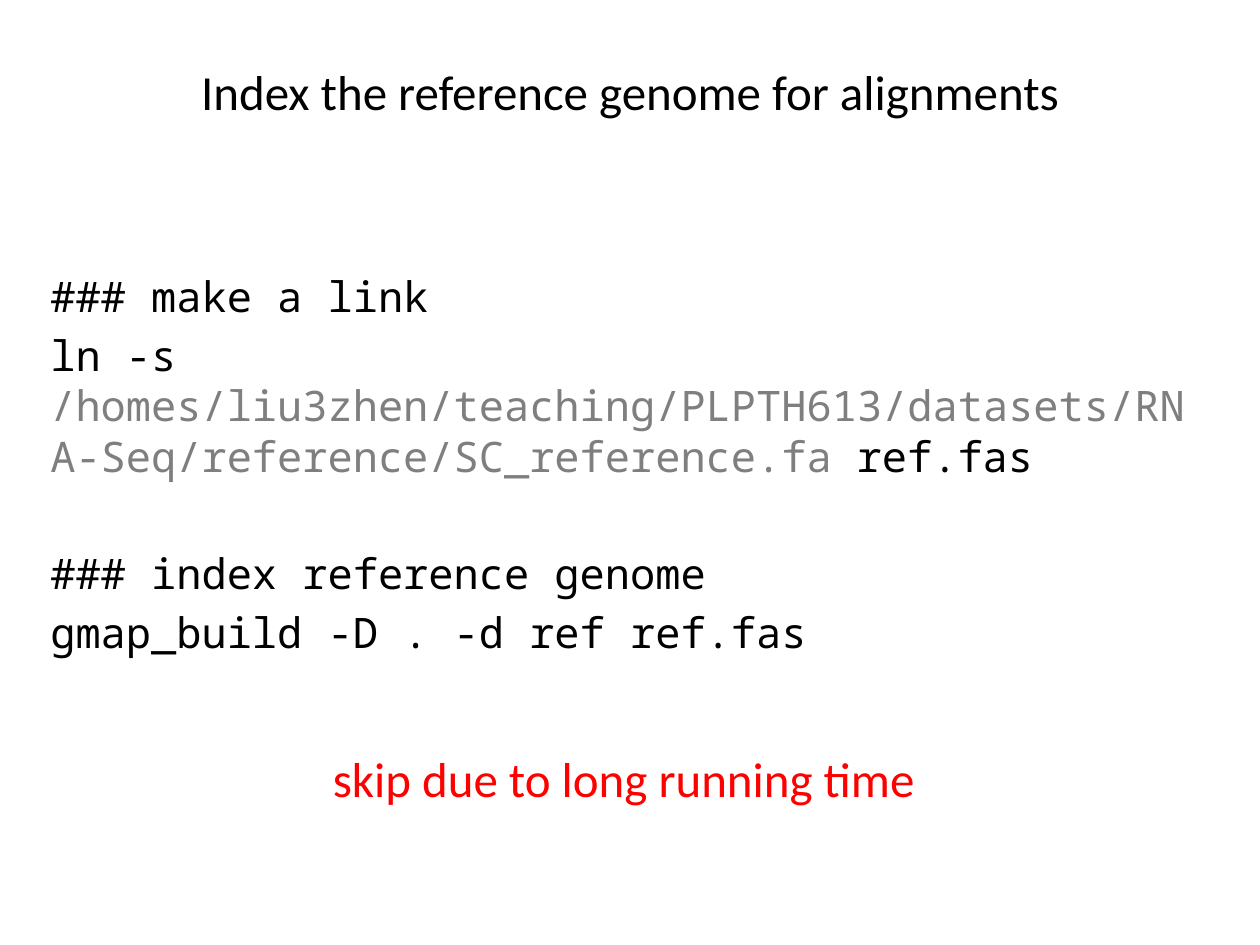
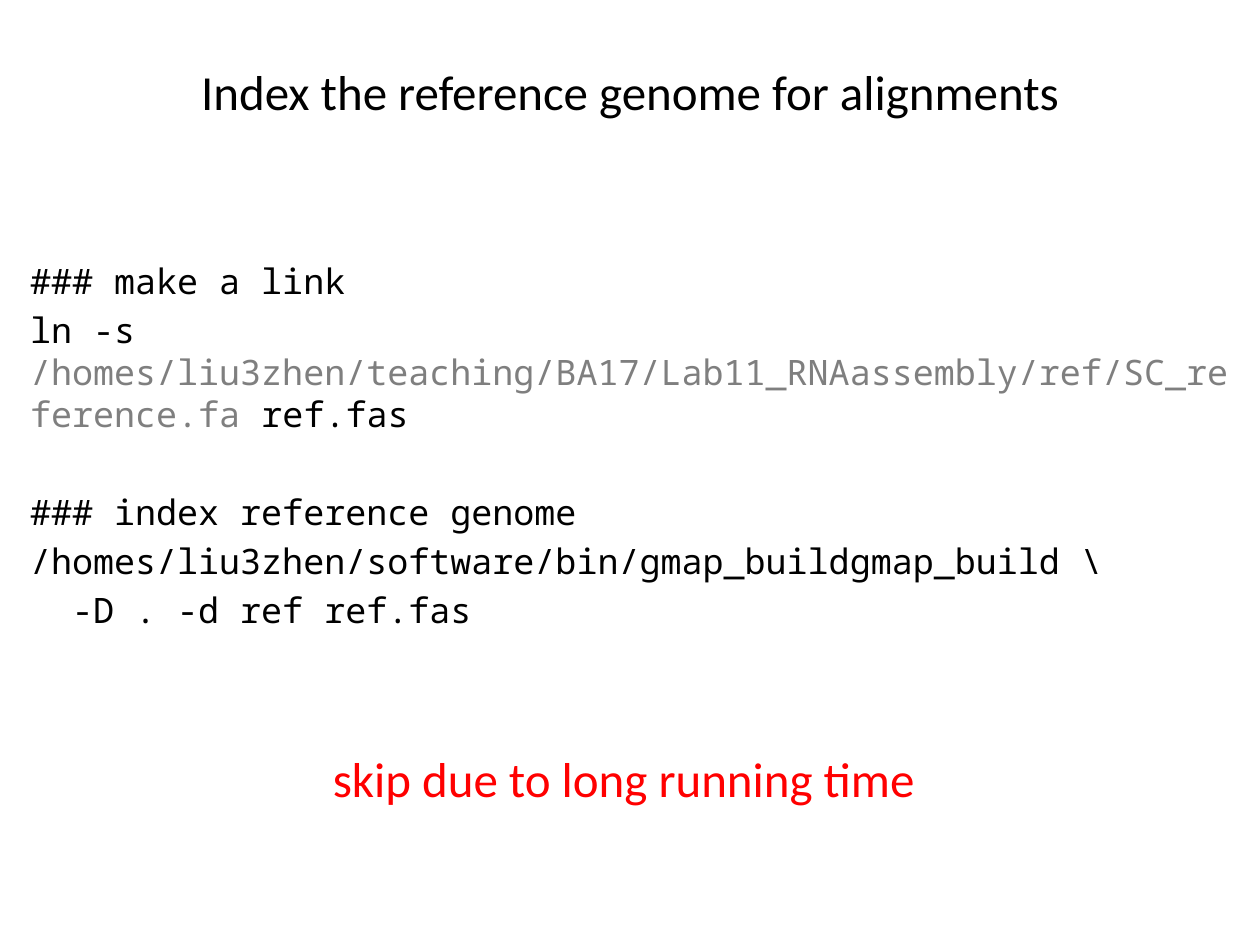
Before and after one commit to ravinpoudel/PLPTH813Bioinformatics, a slide deck: slide 11 of labs/lab11_RNA-Seq.pptx (slide 9 before the commit). Drawn at 1260x945 pixels with LibreOffice and Linux fonts; fonts in the diff are those of the drawing. Boxes give left, top, right and bottom in pixels: in the first picture for what was removed or moved away, otherwise in the second. Text is boxed around its words. In the diff, an @@ line names an element or a change of style, - is before the commit and + after.

```diff
--- a/labs/lab11_RNA-Seq.pptx
+++ b/labs/lab11_RNA-Seq.pptx
@@ text "### make a link": place and size @@
-text "### make a link" at bbox=[50, 280, 1184, 659]
+text "### make a link" at bbox=[30, 267, 1228, 624]
@@ text at bbox=[114, 267, 576, 534]: size 24 to 20 pt in "### make a link", "### index reference genome" @@
@@ text at bbox=[30, 316, 1228, 428]: text changed; size 24 to 20 pt @@
-ln -s /homes/liu3zhen/teaching/PLPTH613/datasets/RNA-Seq/reference/SC_reference.fa ref.fas
+ln -s /homes/liu3zhen/teaching/BA17/Lab11_RNAassembly/ref/SC_reference.fa ref.fas
@@ text at bbox=[30, 547, 1060, 624]: text changed; size 24 to 20 pt @@
-gmap_build -D . -d ref ref.fas
+/homes/liu3zhen/software/bin/gmap_buildgmap_build \
+-D . -d ref ref.fas
```
Also in this commit, not shown: 2 other slides changed, 1 slide added.
